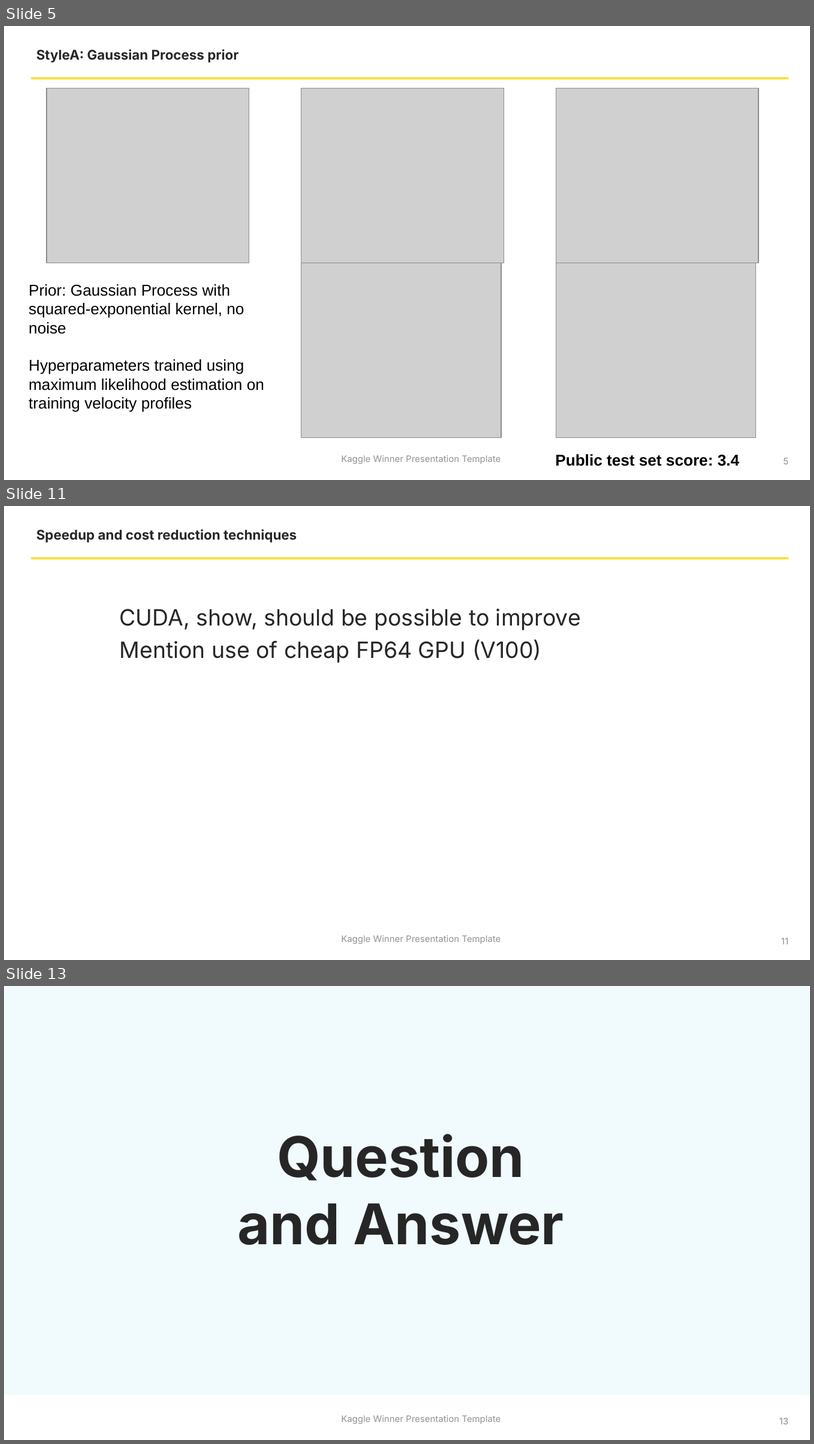
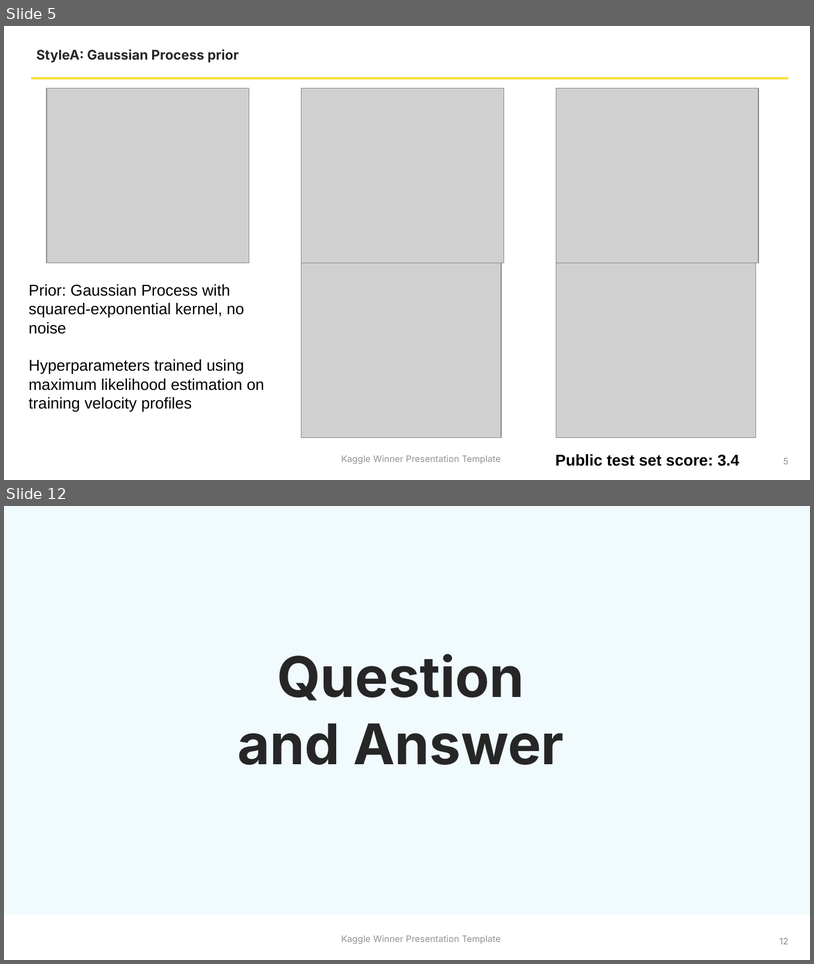
Before and after one commit to jcottaar/seismic, a slide deck: Kaggle Winner Call Jeroen Cottaar.pptx. Shown one above the other, each under a label of ours: slides 5, 11 and 13 before the commit, slides 5 and 12 after it; the slides between them are not shown. The pictures are 814x1444 and 814x964 pixels, drawn with LibreOffice and Linux fonts; fonts in the diff are those of the drawing; grey boxes stand for pictures; background and template pictures are left out. Boxes give left, top, right and bottom in pixels: in the first picture for what was removed or moved away, otherwise in the second. Text is boxed around its words. In the diff, an @@ line names an element or a change of style, - is before the commit and + after.

```diff
--- a/Kaggle Winner Call Jeroen Cottaar.pptx
+++ b/Kaggle Winner Call Jeroen Cottaar.pptx
@@ slide 11 removed at (4, 506, 810, 960), background #FFFFFF; not listed: 1 template element that a slide beside it also shows @@
@@ text removed at (36, 529, 297, 543) @@
-Speedup and cost reduction techniques
@@ line removed from (30, 558) to (789, 558) @@
@@ text removed at (120, 609, 581, 663) @@
-CUDA, show, should be possible to improve
-Mention use of cheap FP64 GPU (V100)
@@ page number removed at (782, 937, 789, 944) @@
-11
@@ what was slide 13 is now slide 12 @@
@@ page number at (780, 937, 789, 944): text changed @@
-13
+12
```
Also in this commit, not shown: 5 slides changed, 1 slide added, 1 other slide removed.
